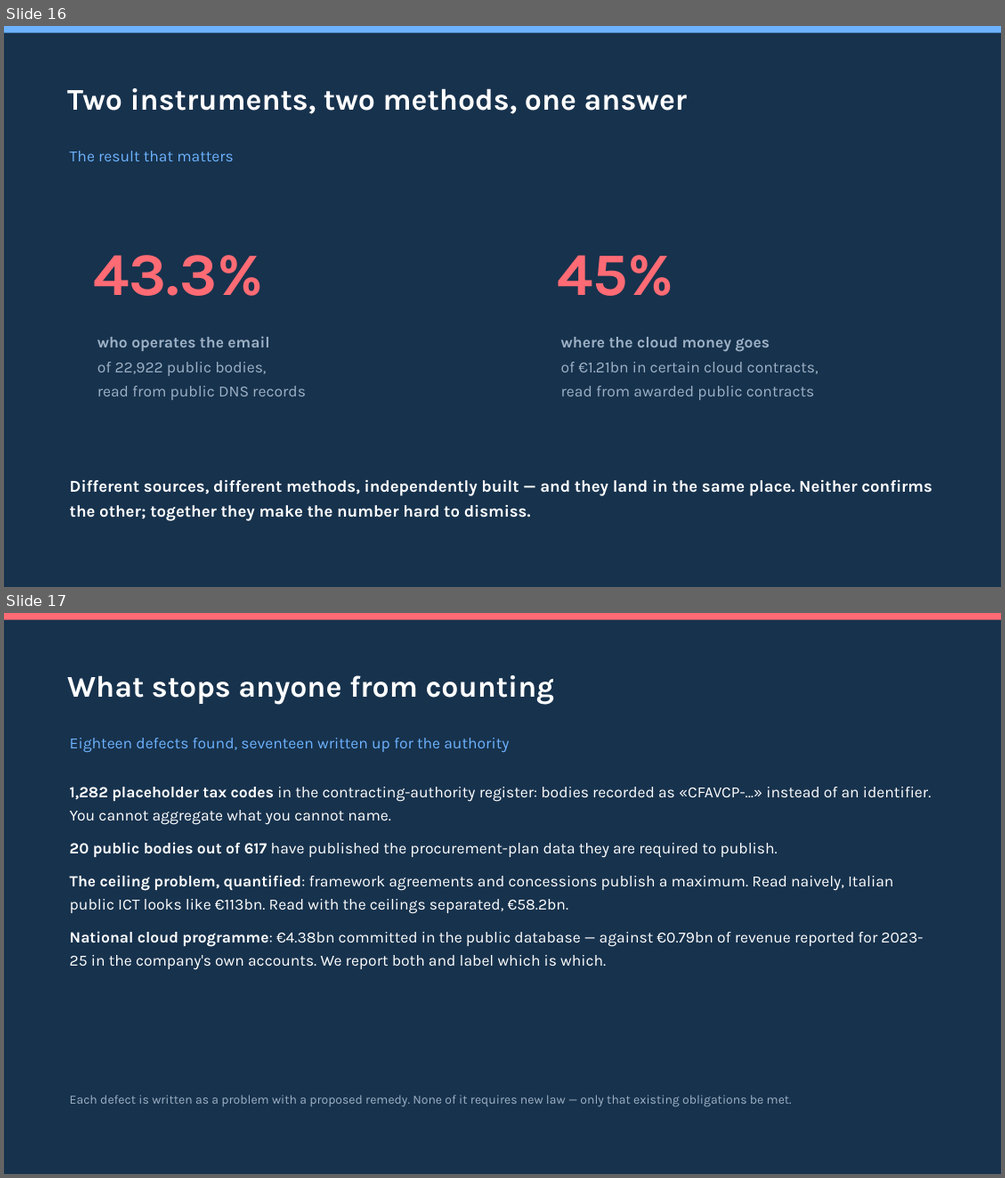
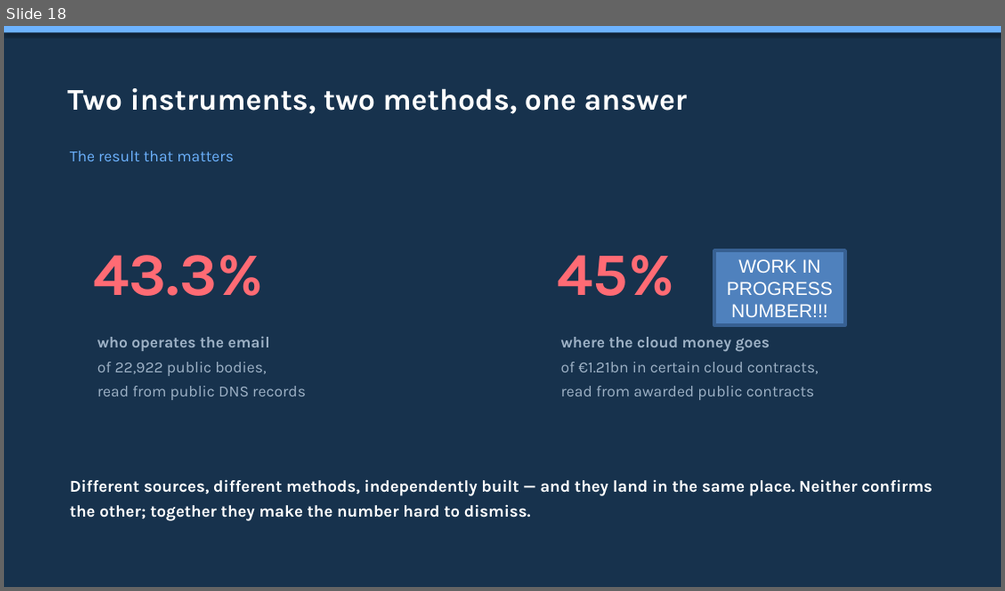
Before and after one commit to mxmap-it/osservatorio-nazionale-sovranita-digitale, a slide deck: static/slide/sfscon-2026-mxmap-italia.pptx. Shown one above the other, each under a label of ours: slides 16 and 17 before the commit, slide 18 after it. The pictures are 1005x1178 and 1005x591 pixels, drawn with LibreOffice and Linux fonts; fonts in the diff are those of the drawing. Boxes give left, top, right and bottom in pixels: in the first picture for what was removed or moved away, otherwise in the second. Text is boxed around its words. In the diff, an @@ line names an element or a change of style, - is before the commit and + after.

```diff
--- a/static/slide/sfscon-2026-mxmap-italia.pptx
+++ b/static/slide/sfscon-2026-mxmap-italia.pptx
@@ slide 17 removed at (4,613,1001,1174), background #17324D @@
@@ rectangle removed at (4,613,1001,620) @@
@@ text removed at (67,675,555,704) @@
-What stops anyone from counting
@@ text removed at (70,738,509,753) @@
-Eighteen defects found, seventeen written up for the authority
@@ text removed at (70,787,930,970) @@
-1,282 placeholder tax codes in the contracting-authority register: bodies recorded as «CFAVCP-…» instead of an identifier. You cannot aggregate what you cannot name.
-20 public bodies out of 617 have published the procurement-plan data they are required to publish.
-The ceiling problem, quantified: framework agreements and concessions publish a maximum. Read naively, Italian public ICT looks like €113bn. Read with the ceilings separated, €58.2bn.
-National cloud programme: €4.38bn committed in the public database — against €0.79bn of revenue reported for 2023-25 in the company's own accounts. We report both and label which is which.
@@ text removed at (70,1094,792,1107) @@
-Each defect is written as a problem with a proposed remedy. None of it requires new law — only that existing obligations be met.
@@ what was slide 16 is now slide 18 @@
@@ slide 18 changed as well @@
@@ rectangle at (4,26,1001,33): shadow on @@
@@ rectangle added at (714,250,845,325), fill #4F81BD, outline #376092 3 pt, 18 pt, text #FFFFFF @@
+WORK IN PROGRESS NUMBER!!!
```
Also in this commit, not shown: 38 other slides changed, 3 slides added, 2 other slides removed, 4 other files.
